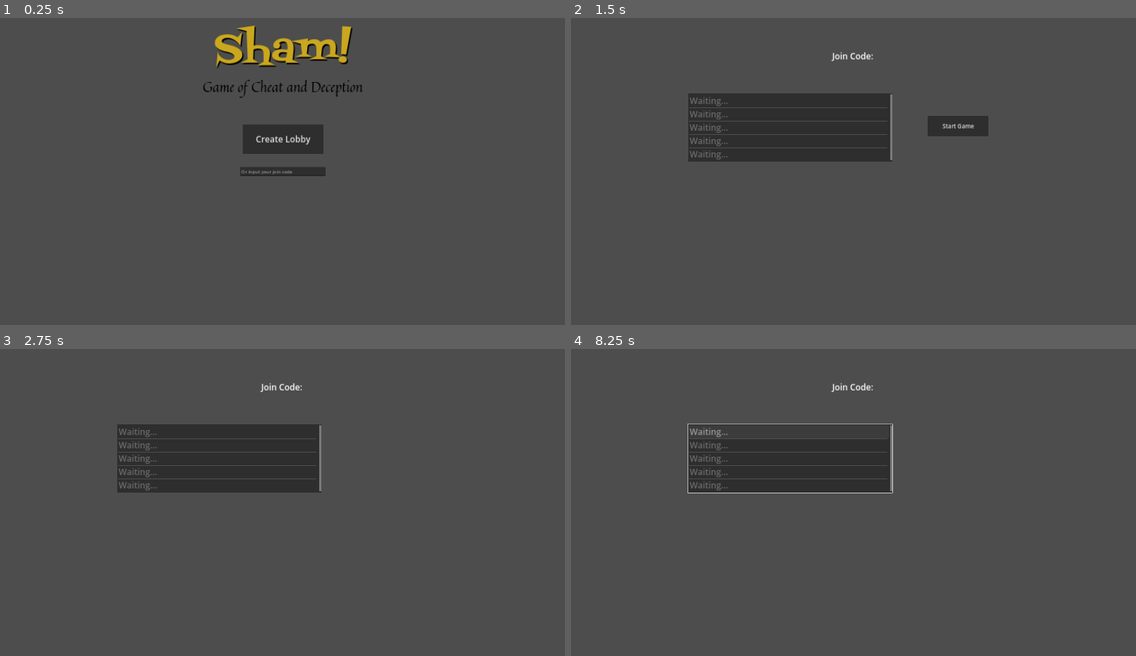
Above: before the commit, frames 1-4 (two rows, left to right).
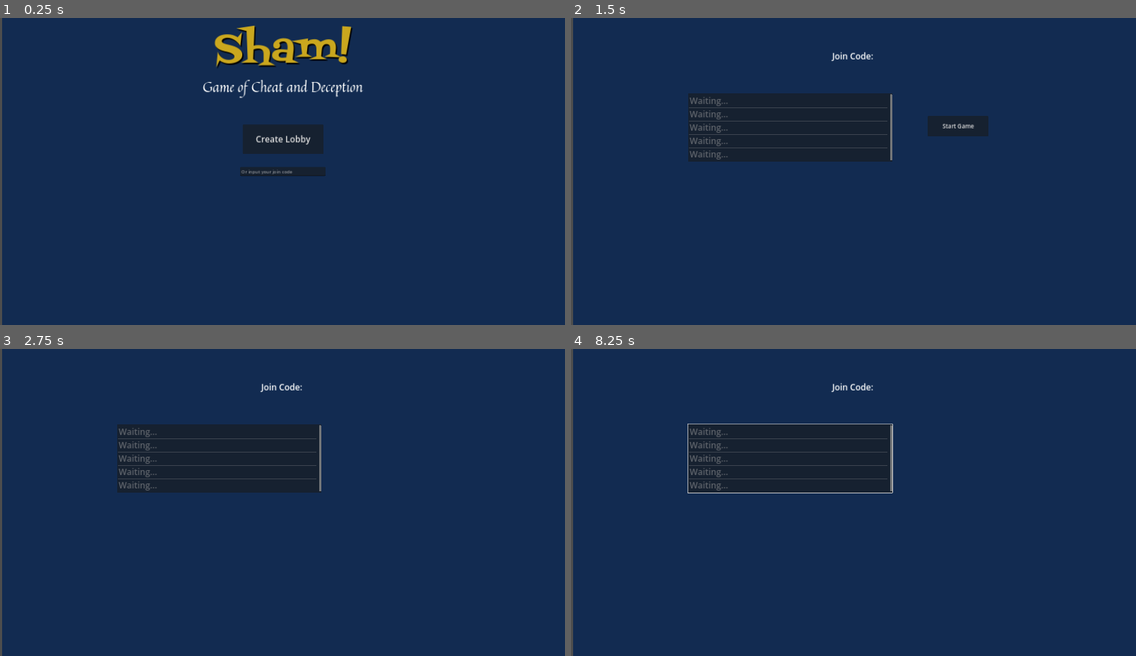
Above: after the commit, the same moments.

Repository: sanujs/cheat-game
Game: Godot game, scene res://main.tscn
Two runs of this game, one before a commit and one after it. Both use one fixed random seed, a clock stepped at 60 frames per second and the inputs below.
Inputs (mouse positions are in pixels of both pictures, inside the frame that each line leads up to):
- Up to frame 1 (0.25 s): no input
- Up to frame 2 (1.5 s): click (853, 171) at 0.52 s; type "12" at 0.6 s; click "Create Lobby" at 1.25 s
- Up to frame 3 (2.75 s): click "Start Game" at 2 s
- Up to frame 4 (8.25 s): tap Enter at 2.75, 4.25, 5.75 s; move the mouse to (977, 487) at 2.77 s; press the mouse at (977, 487) at 2.78 s; tap Space at 3.5, 5, 6.5 s; move the mouse to (740, 517) at 3.52 s; release the mouse at (740, 517) at 3.53 s; right-click (740, 517) at 3.6 s; click (740, 517) at 3.67 s; move the mouse to (910, 434) at 4.27 s; press the mouse at (910, 434) at 4.28 s; move the mouse to (825, 563) at 5.02 s; release the mouse at (825, 563) at 5.03 s; right-click (825, 563) at 5.1 s; click (825, 563) at 5.17 s; move the mouse to (1023, 548) at 5.77 s; press the mouse at (1023, 548) at 5.78 s; move the mouse to (684, 456) at 6.52 s; release the mouse at (684, 456) at 6.53 s; right-click (684, 456) at 6.6 s; click (684, 456) at 6.67 s; move the mouse to (881, 502) at 7.27 s; press the mouse at (881, 502) at 7.28 s; move the mouse to (768, 425) at 8.02 s; release the mouse at (768, 425) at 8.03 s; right-click (768, 425) at 8.1 s; click (768, 425) at 8.17 s

The runs differ from the first frame. In frame 1, 96% of the frame differs, in the area x 0-100%, y 0-100%; in frame 2, 91%; in frame 3, 92%; in frame 4, 93%.

Commit message:
Better background color

Diff:
--- a/client/cheat/main.tscn
+++ b/client/cheat/main.tscn
@@ -16,11 +16,10 @@
 card_scene = ExtResource("2_hmpoj")
 
 [node name="Background" type="ColorRect" parent="."]
-visible = false
 offset_left = 4.0
 offset_right = 1985.0
 offset_bottom = 1080.0
-color = Color(0.277936, 0.662929, 0.346134, 1)
+color = Color(0.0701217, 0.170539, 0.318628, 1)
 metadata/_edit_lock_ = true
 
 [node name="GreenFelt" type="Sprite2D" parent="."]
@@ -62,7 +61,7 @@
 offset_right = 267.0
 offset_bottom = 272.0
 grow_horizontal = 2
-theme_override_colors/font_color = Color(0, 0, 0, 1)
+theme_override_colors/font_color = Color(1, 1, 1, 1)
 theme_override_constants/shadow_offset_x = 4
 theme_override_constants/shadow_offset_y = 5
 theme_override_fonts/font = ExtResource("7_y018u")
